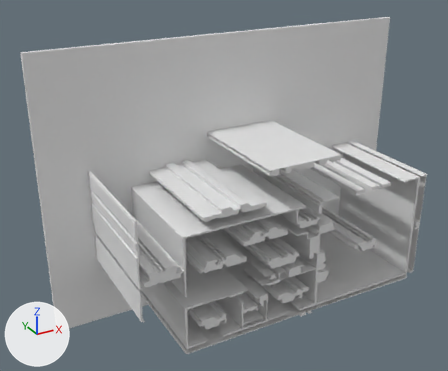
Renders of the glTF model version two/out_3d_improved/23_17.glb from each side of a commit.
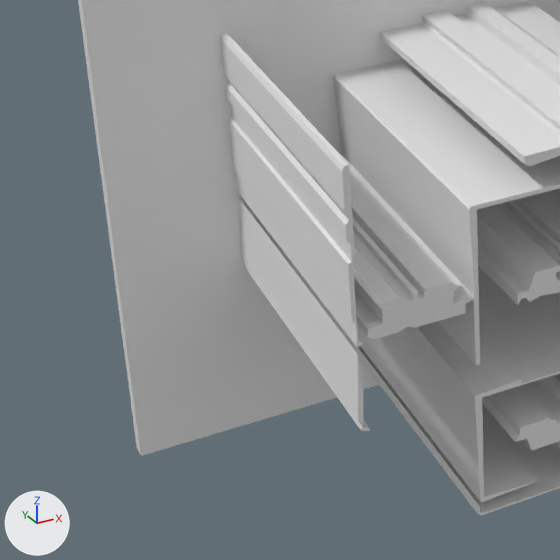
Each version is shown whole from a camera (50 mm lens) standing at (-2.59, -13.7, 9.84) and looking at (4.32, -1.14, 3.56), then close up on the part from 1% to 48% of the width and 43% to 100% of the height. The lights are fixed; the arrows at lower left show +X, +Y and +Z. Where no turn or scale is listed for an object, it has been applied to the vertices. Vertices at the same position are counted once.

Names of what the first close-up shows: 'geometry_0'.
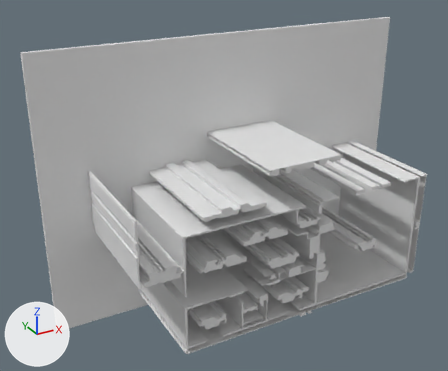
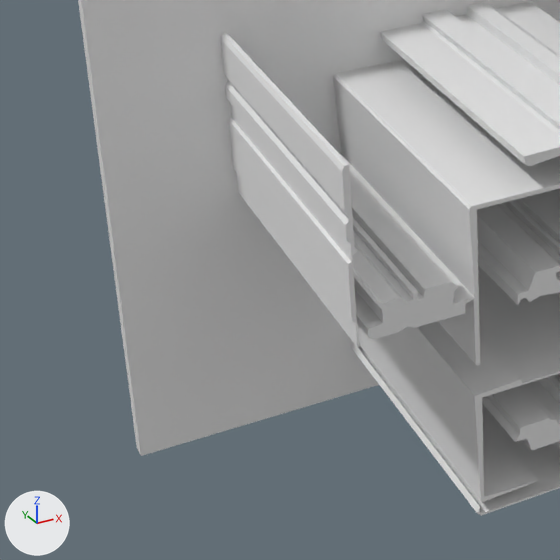
Where the change shows, as pixel boxes (x1, y1, x2, y2) in the close-ups (560 x 560 px):
part 1 of me_geometry_0, deleted
    before: (239, 199, 369, 431)

The change in detail:
me_geometry_0 has 1030 vertices, 1976 faces and spans x 0.0..10.23, y -3.15..0.0, z 0.0..7.13.
me_geometry_0 is used by ob_geometry_0; location (0.0, 0.0, 0.0).
me_geometry_0 part 1: the loose piece of 16 vertices spanning x 1.17..1.26, y -3.15..-0.15, z 1.77..2.53 is deleted.
